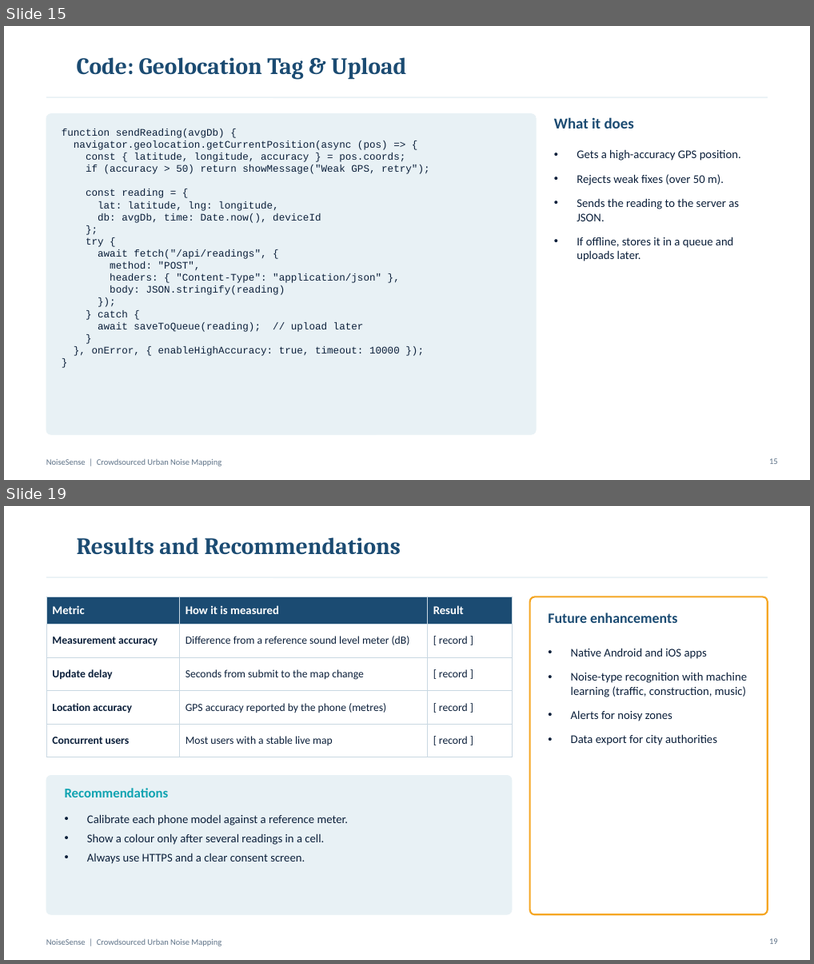
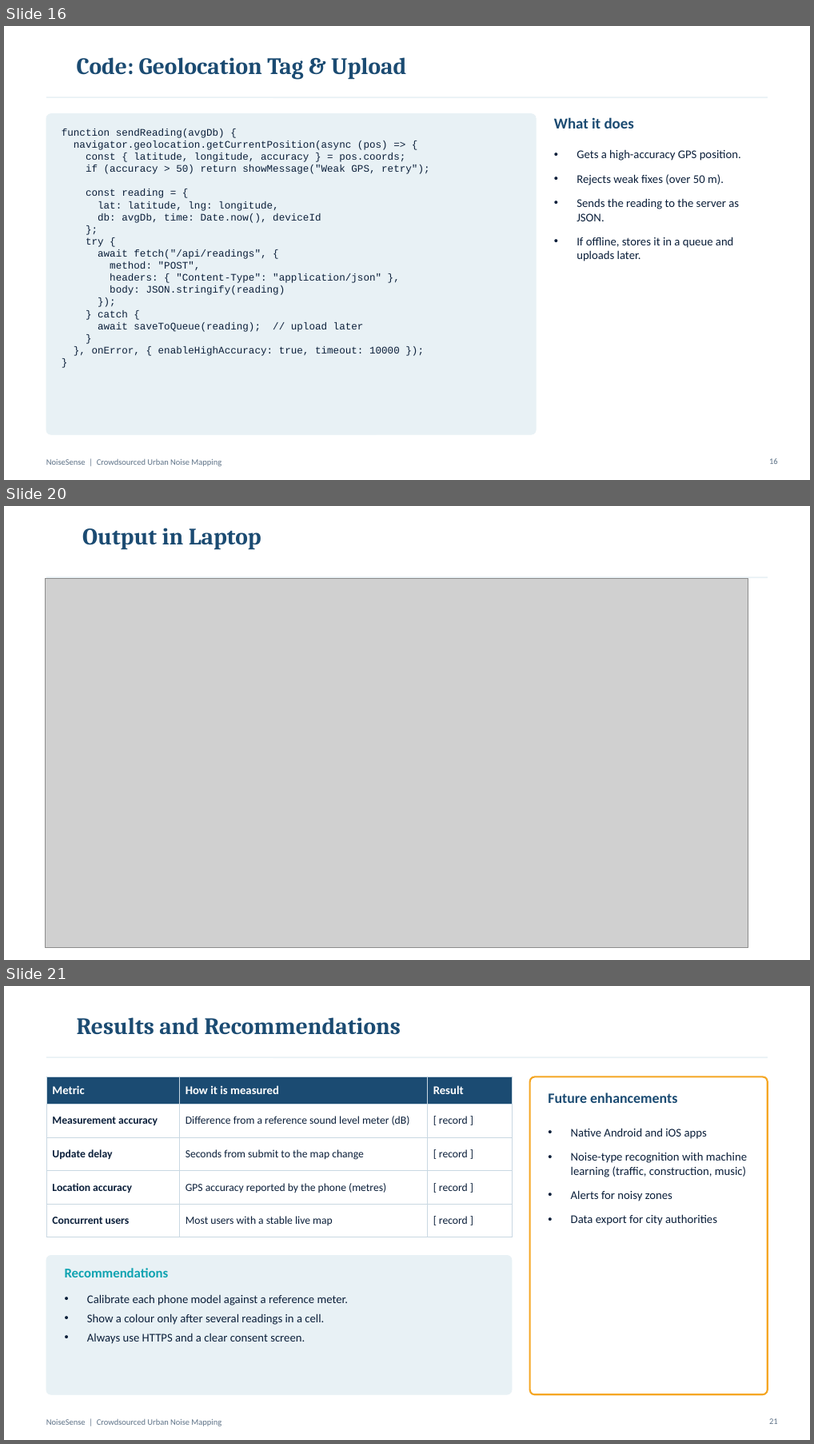
Before and after one commit to pramithm/NoiseSence---Mobile-Computing, a slide deck: NoiseSense_Presentation.pptx. Shown one above the other, each under a label of ours: slides 15 and 19 before the commit, slides 16, 20 and 21 after it; the slides between them are not shown. The pictures are 814x964 and 814x1444 pixels, drawn with LibreOffice and Linux fonts; fonts in the diff are those of the drawing; grey boxes stand for pictures; background and template pictures are left out. Boxes give left, top, right and bottom in pixels: in the first picture for what was removed or moved away, otherwise in the second. Text is boxed around its words. In the diff, an @@ line names an element or a change of style, - is before the commit and + after.

```diff
--- a/NoiseSense_Presentation.pptx
+++ b/NoiseSense_Presentation.pptx
@@ slide 20 added at <box>4,506,810,960</box>, background #FFFFFF; not listed: 2 template elements that a slide beside it also shows @@
@@ title added at <box>82,528,262,549</box>, 28 pt, text #1B4B72, bold @@
+Output in Laptop
@@ picture added at <box>45,579,748,948</box> @@
@@ what was slide 15 is now slide 16 @@
@@ what was slide 19 is now slide 21 @@
@@ page number at <box>770,1418,778,1424</box>: text changed @@
-19
+21
```
Also in this commit, not shown: 5 slides changed, 1 other slide added, 2 other files.
